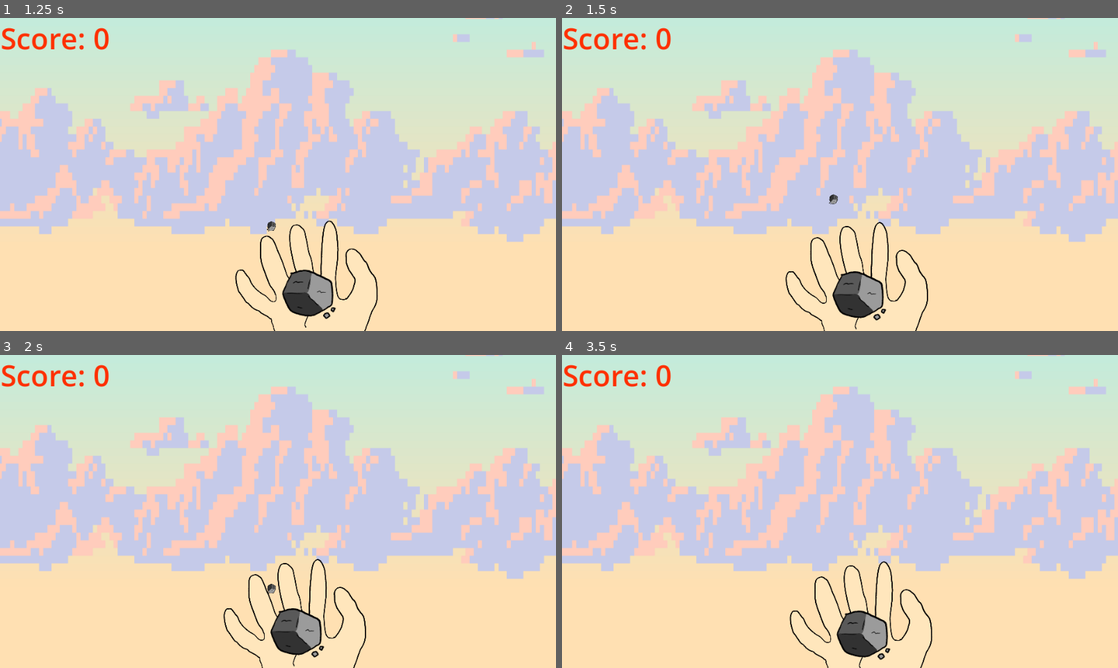
Above: before the commit, frames 1-4 (two rows, left to right).
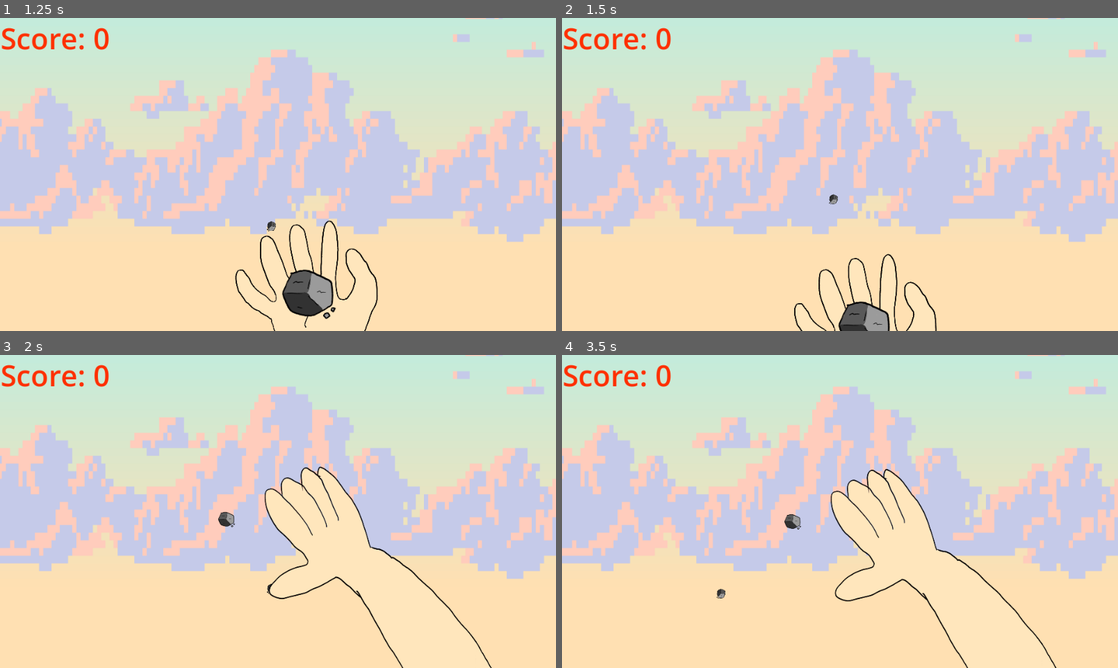
Above: after the commit, the same moments.

Repository: terebigeemu/utsjam
Game: Godot game, scene res://main.tscn
The game is run twice, just before and just after one commit, with the same random seed, the same clock (stepped at 60 frames per second) and the same inputs.
Inputs (mouse positions are in pixels of both pictures, inside the frame that each line leads up to):
- Up to frame 1 (1.25 s): move the mouse to (400, 158) at 0.52 s; click (400, 158) at 0.6 s
- Up to frame 2 (1.5 s): move the mouse to (728, 190) at 1.27 s; click (728, 190) at 1.35 s
- Up to frame 3 (2 s): no input
- Up to frame 4 (3.5 s): move the mouse to (895, 442) at 2.02 s; click (895, 442) at 2.1 s; move the mouse to (812, 574) at 2.77 s; click (812, 574) at 2.85 s

Frame 1 is identical in both runs. In frame 2, 2.6% of the frame differs, in the area x 40-68%, y 65-100%; in frame 3, 6.3%, in the area x 39-89%, y 35-100%; in frame 4, 6.2%.

Commit message:
Score Multiplier

Diff:
--- a/main.tscn
+++ b/main.tscn
@@ -28,6 +28,7 @@
 [ext_resource type="Texture2D" uid="uid://jkr8jdpnin44" path="res://Sprites/rockThrow/PNGSet/PNG_0009.png" id="24_0n3wm"]
 [ext_resource type="Texture2D" uid="uid://dayod8fymlek8" path="res://Sprites/rockThrow/PNGSet/PNG_0010.png" id="25_qnost"]
 [ext_resource type="Texture2D" uid="uid://ddgg84itktkbm" path="res://Sprites/rockThrow/PNGSet/PNG_0011.png" id="26_wnkbs"]
+[ext_resource type="Script" uid="uid://c7ckrx1jlb2hq" path="res://multiplier.gd" id="29_qsp4k"]
 
 [sub_resource type="PhysicsMaterial" id="PhysicsMaterial_lquwl"]
 friction = 0.5
@@ -84,7 +85,7 @@
 "duration": 1.0,
 "texture": ExtResource("15_facbu")
 }],
-"loop": 0,
+"loop": false,
 "name": &"default",
 "speed": 10.0
 }]
@@ -125,10 +126,51 @@
 "duration": 1.0,
 "texture": ExtResource("26_wnkbs")
 }],
-"loop": 0,
+"loop": false,
 "name": &"default",
 "speed": 10.0
 }]
+
+[sub_resource type="FontVariation" id="FontVariation_qsp4k"]
+variation_embolden = 1.02
+variation_transform = Transform2D(1, 0.3, 0, 1, 0, 0)
+
+[sub_resource type="Animation" id="Animation_qsp4k"]
+resource_name = "Fade"
+length = 3.0
+tracks/0/type = "value"
+tracks/0/imported = false
+tracks/0/enabled = true
+tracks/0/path = NodePath(".:theme_override_colors/font_color")
+tracks/0/interp = 1
+tracks/0/loop_wrap = true
+tracks/0/keys = {
+"times": PackedFloat32Array(0.033333335, 0.43333334, 0.96666664, 3),
+"transitions": PackedFloat32Array(1, 1, 1, 1),
+"update": 0,
+"values": [Color(1, 0, 0, 0), Color(1, 0, 0, 1), Color(1, 0, 0, 1), Color(1, 0, 0, 0)]
+}
+
+[sub_resource type="Animation" id="Animation_kq58d"]
+length = 0.001
+tracks/0/type = "value"
+tracks/0/imported = false
+tracks/0/enabled = true
+tracks/0/path = NodePath(".:theme_override_colors/font_color")
+tracks/0/interp = 1
+tracks/0/loop_wrap = true
+tracks/0/keys = {
+"times": PackedFloat32Array(0),
+"transitions": PackedFloat32Array(1),
+"update": 0,
+"values": [Color(1, 0, 0, 1)]
+}
+
+[sub_resource type="AnimationLibrary" id="AnimationLibrary_seu75"]
+_data = {
+&"Fade": SubResource("Animation_qsp4k"),
+&"RESET": SubResource("Animation_kq58d")
+}
 
 [node name="Main" type="Node2D" unique_id=790340846]
 
@@ -238,6 +280,20 @@
 scale = Vector2(0.7108116, 0.7108116)
 sprite_frames = SubResource("SpriteFrames_w7tit")
 
+[node name="Multiplier" type="Label" parent="." unique_id=1047634982]
+offset_left = 5.0
+offset_top = 43.0
+offset_right = 161.0
+offset_bottom = 142.0
+theme_override_colors/font_color = Color(1, 0, 0, 1)
+theme_override_fonts/font = SubResource("FontVariation_qsp4k")
+theme_override_font_sizes/font_size = 70
+script = ExtResource("29_qsp4k")
+
+[node name="AnimationPlayer" type="AnimationPlayer" parent="Multiplier" unique_id=1689954653]
+unique_name_in_owner = true
+libraries/ = SubResource("AnimationLibrary_seu75")
+
 [connection signal="body_entered" from="Ball" to="Ball" method="_on_body_entered"]
 [connection signal="timeout" from="SpawnTimer" to="." method="_on_spawn_timer_timeout"]
 [connection signal="animation_finished" from="PersonParallax/Hand" to="PersonParallax/Hand" method="_on_animation_finished"]
--- /dev/null
+++ b/multiplier.gd
@@ -0,0 +1,8 @@
+extends Label
+
+var canSee: bool = false
+
+# Called every frame. 'delta' is the elapsed time since the previous frame.
+func _process(delta: float) -> void:
+	self.text = "X" + str(Globals.multiplier)
+	visible = Globals.canSee
--- a/score.gd
+++ b/score.gd
@@ -4,4 +4,4 @@
 	self.text = "Score: " + str(Globals.score)
 
 # Add the following code when the ball collides with a bird
-# Globals.score += (150 * numOfBirds)
+#
--- a/scripts/ball.gd
+++ b/scripts/ball.gd
@@ -11,6 +11,9 @@
 var physics_timer: float = 2.5
 var physics_duration: float = 2.0
 var is_physics_timer_active: bool = true
+var has_touched_ground: bool = false
+var has_thrown: bool = false
+var num_of_birds: int = 0
 
 func _ready() -> void:
 	Globals.throw_finished.connect(_on_throw_finished)
@@ -19,10 +22,12 @@
 
 	#var shoot_dir := global_position.direction_to(get_global_mouse_position())
 
-	if Input.is_action_just_pressed("launch") and Globals.in_motion == false:
+	if Input.is_action_just_pressed("launch") and has_touched_ground:
 		target_pos = get_global_mouse_position()
 		print(target_pos)
 		Globals.throw_in_progress.emit(true)
+		has_touched_ground = false
+		has_thrown = true
 		#apply_central_impulse(shoot_dir * jump_impulse)
 
 func _process(delta: float) -> void:
@@ -30,7 +35,7 @@
 	#if Globals.in_motion == false:
 	#	look_at(get_global_mouse_position())
 
-	if (linear_velocity.length_squared() > movement_threshold) or (angular_velocity > movement_threshold):
+	if ((linear_velocity.length_squared() > movement_threshold) or (angular_velocity > movement_threshold) and has_touched_ground == false):
 		Globals.in_motion = true
 	else:
 		Globals.in_motion = false
@@ -45,3 +50,16 @@
 		state.transform.origin = target_pos
 		state.linear_velocity = Vector2.ZERO # Optional: stops old momentum
 		should_teleport = false
+
+func _on_body_entered(body: Node) -> void:
+	if (body.name == "GroundStaticBody"):
+		has_touched_ground = true
+		num_of_birds = 0
+
+	if (body.name == "AnimatableBody2D"):
+		num_of_birds += 1
+		Globals.score += (150 * num_of_birds)
+		if num_of_birds > 1:
+			Globals.multiplier = num_of_birds
+			Globals.canSee = true
+			%AnimationPlayer.play("Fade")
--- a/scripts/globals.gd
+++ b/scripts/globals.gd
@@ -11,3 +11,4 @@
 var in_throw: bool = false
 
 var multiplier: int = 0
+var canSee: bool = false
--- a/test/test_bird.tscn
+++ b/test/test_bird.tscn
@@ -26,7 +26,7 @@
 "duration": 1.0,
 "texture": ExtResource("5_xxiod")
 }],
-"loop": 0,
+"loop": false,
 "name": &"flap",
 "speed": 10.0
 }]
Not shown, added: multiplier.gd.uid
